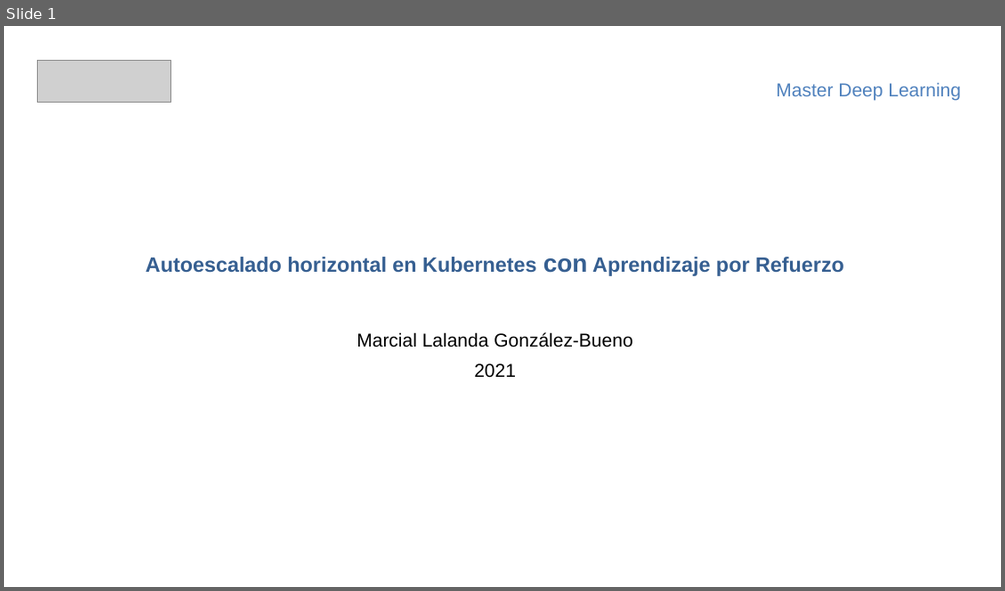
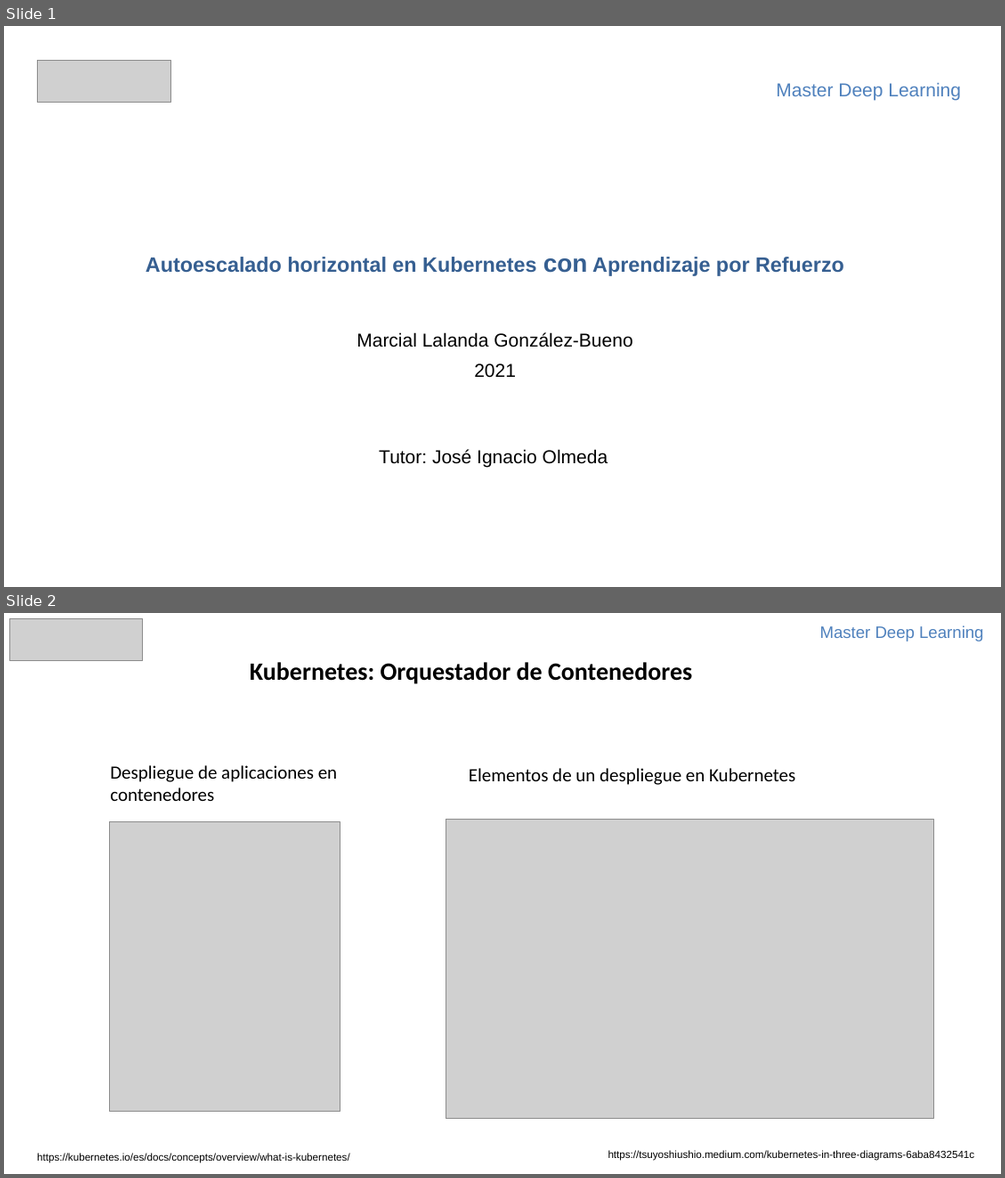
Before and after one commit to mlalandag/HPAwDRL, a slide deck: doc/HpaWithDrl.pptx. Shown one above the other, each under a label of ours: slide 1 before the commit, slides 1 and 2 after it. The pictures are 1005x591 and 1005x1178 pixels, drawn with LibreOffice and Linux fonts; fonts in the diff are those of the drawing; grey boxes stand for pictures. Boxes give left, top, right and bottom in pixels: in the first picture for what was removed or moved away, otherwise in the second. Text is boxed around its words. In the diff, an @@ line names an element or a change of style, - is before the commit and + after.

```diff
--- a/doc/HpaWithDrl.pptx
+++ b/doc/HpaWithDrl.pptx
@@ slide 2 added at <box>4,613,1001,1174</box>, background #FFFFFF @@
@@ picture added at <box>9,618,142,660</box> @@
@@ text added at <box>820,625,983,641</box>, 16 pt, text #4F81BD @@
+Master Deep Learning
@@ text added at <box>250,662,692,684</box>, 24 pt, text #000000, bold @@
+Kubernetes: Orquestador de Contenedores
@@ text added at <box>110,765,337,801</box>, 18 pt, text #000000 @@
+Despliegue de aplicaciones en contenedores
@@ text added at <box>469,768,795,785</box>, 18 pt, text #000000 @@
+Elementos de un despliegue en Kubernetes
@@ picture added at <box>109,821,340,1111</box> @@
@@ picture added at <box>446,819,933,1119</box> @@
@@ text added at <box>37,1152,350,1163</box>, 10 pt, text #000000 @@
+https://kubernetes.io/es/docs/concepts/overview/what-is-kubernetes/
@@ text added at <box>608,1150,975,1160</box>, 10 pt, text #000000 @@
+https://tsuyoshiushio.medium.com/kubernetes-in-three-diagrams-6aba8432541c
@@ slide 1 changed as well @@
@@ text added at <box>379,449,607,467</box>, 18 pt, text #000000 @@
+Tutor: José Ignacio Olmeda
```
Also in this commit, not shown: 7 other slides changed, 7 other slides added, 6 slides removed, 1 other file.
